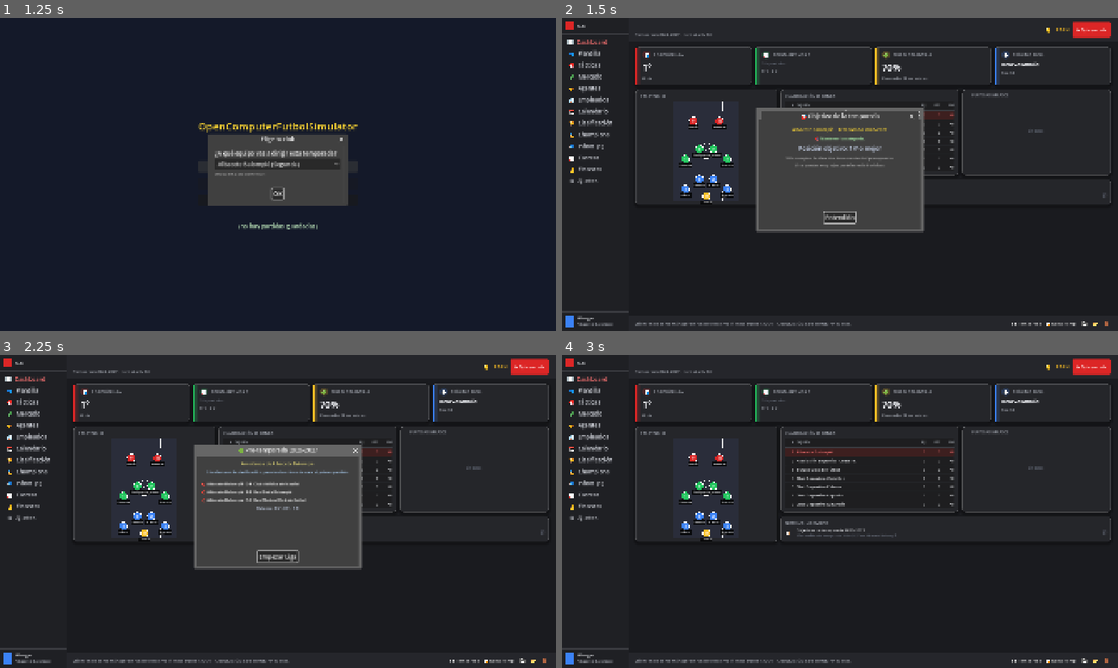
Above: before the commit, frames 1-4 (two rows, left to right).
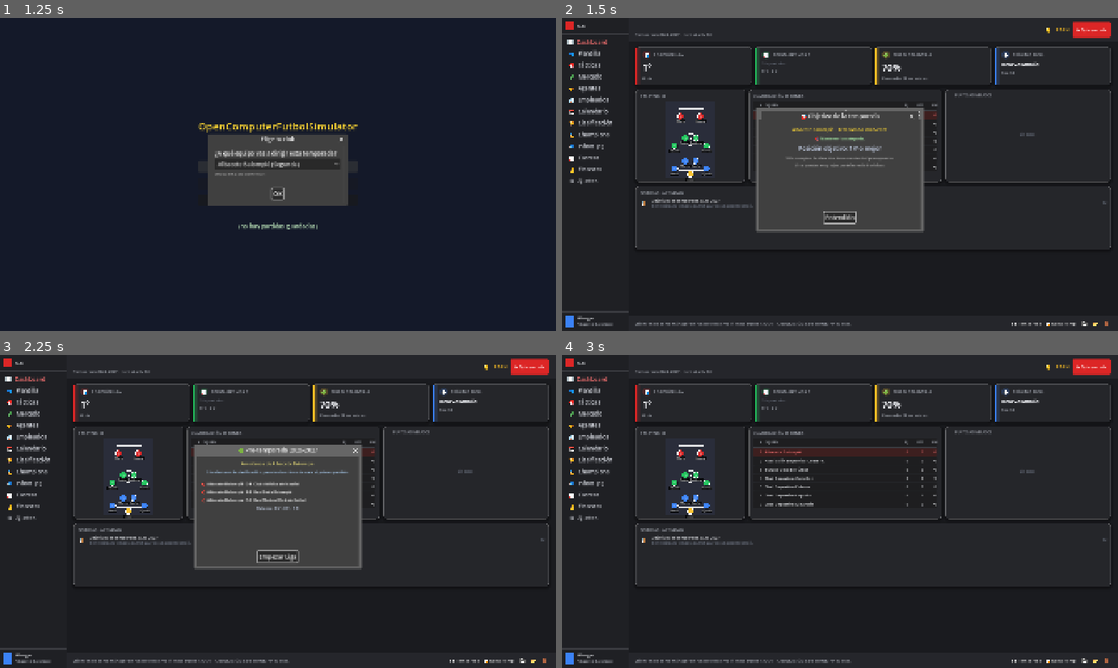
Above: after the commit, the same moments.

Repository: antxiko/OpenComputerFutbolSimulator
Game: Godot game, scene res://scenes/main_menu.tscn
The game is run twice, just before and just after one commit, with the same random seed, the same clock (stepped at 60 frames per second) and the same inputs.
Inputs:
- Up to frame 1 (1.25 s): click "🆕 Nueva partida" at 0.5 s
- Up to frame 2 (1.5 s): click "OK" at 1.25 s
- Up to frame 3 (2.25 s): click "Empezar Liga" at 2 s
- Up to frame 4 (3 s): click "Empezar Liga" at 2.75 s

Frame 1 is identical in both runs. In frame 2, 2.6% of the frame differs, in the area x 13-99%, y 22-74%; in frame 3, 2.6%; in frame 4, 3.9%.

Commit message:
dashboard: layout 3 filas (KPIs / pitch+clasif+chart / noticias full width)
Co-Authored-By: Claude Opus 4.7 (1M context) <noreply@anthropic.com>

Diff:
--- a/scripts/ui/game_hub.gd
+++ b/scripts/ui/game_hub.gd
@@ -3834,25 +3834,19 @@
 	kpi_rival.set_accent_color(theme.accent_info)
 	kpi_rival.setup("Próximo rival", rival_name, rival_short, "", "flat", "⚽")
 
-	# ============ FILA 2+3: MAIN CONTENT ============
-	# Pitch (izq, full height de las 2 filas restantes, ~30% ancho) |
-	# VBox derecha (~70%):
-	#   - top:    clasificación | chart de puntos
-	#   - bottom: noticias / actividad de mercado
-	var main_content := HBoxContainer.new()
-	main_content.add_theme_constant_override("separation", 12)
-	main_content.size_flags_horizontal = Control.SIZE_EXPAND_FILL
-	main_content.size_flags_vertical = Control.SIZE_EXPAND_FILL
-	root.add_child(main_content)
-
-	# Mini pitch VERTICAL — glass panel, 30% del ancho
+	# ============ FILA 2: Starting XI | Clasificación | Chart ============
+	var mid_row := HBoxContainer.new()
+	mid_row.add_theme_constant_override("separation", 12)
+	mid_row.size_flags_horizontal = Control.SIZE_EXPAND_FILL
+	root.add_child(mid_row)
+
+	# Mini pitch VERTICAL — glass panel, ~20% del ancho
 	var pitch_panel := PanelContainer.new()
 	pitch_panel.add_theme_stylebox_override("panel", UIThemeManager.glass_panel_style())
-	pitch_panel.custom_minimum_size = Vector2(280, 0)
+	pitch_panel.custom_minimum_size = Vector2(240, 320)
 	pitch_panel.size_flags_horizontal = Control.SIZE_EXPAND_FILL
-	pitch_panel.size_flags_vertical = Control.SIZE_EXPAND_FILL
-	pitch_panel.size_flags_stretch_ratio = 1.0
-	main_content.add_child(pitch_panel)
+	pitch_panel.size_flags_stretch_ratio = 0.8
+	mid_row.add_child(pitch_panel)
 	var pitch_box := VBoxContainer.new()
 	pitch_box.add_theme_constant_override("separation", 6)
 	pitch_panel.add_child(pitch_box)
@@ -3899,27 +3893,12 @@
 		formation_str = team.tactics_default.formation
 	mini_pitch.setup(pitch_players, true, formation_str)
 
-	# ===== ZONA DERECHA: VBox con (clasif + chart) arriba, noticias abajo =====
-	var right_area := VBoxContainer.new()
-	right_area.add_theme_constant_override("separation", 12)
-	right_area.size_flags_horizontal = Control.SIZE_EXPAND_FILL
-	right_area.size_flags_vertical = Control.SIZE_EXPAND_FILL
-	right_area.size_flags_stretch_ratio = 2.33   # ~70% del ancho vs pitch ~30%
-	main_content.add_child(right_area)
-
-	# --- TOP: clasificación | chart ---
-	var top_right := HBoxContainer.new()
-	top_right.add_theme_constant_override("separation", 12)
-	top_right.size_flags_horizontal = Control.SIZE_EXPAND_FILL
-	top_right.size_flags_vertical = Control.SIZE_EXPAND_FILL
-	right_area.add_child(top_right)
-
 	# Line chart: puntos por jornada del user vs líder vs umbral Europa.
 	var chart := LineChart.new()
 	chart.size_flags_horizontal = Control.SIZE_EXPAND_FILL
 	chart.size_flags_vertical = Control.SIZE_EXPAND_FILL
-	chart.size_flags_stretch_ratio = 1.0
-	chart.custom_minimum_size = Vector2(300, 240)
+	chart.size_flags_stretch_ratio = 1.2
+	chart.custom_minimum_size = Vector2(300, 320)
 	var series: Array = [
 		{
 			"name": "Tú",
@@ -3949,10 +3928,10 @@
 	var table_widget := DataTable.new()
 	table_widget.size_flags_horizontal = Control.SIZE_EXPAND_FILL
 	table_widget.size_flags_vertical = Control.SIZE_EXPAND_FILL
-	table_widget.size_flags_stretch_ratio = 1.2
-	top_right.add_child(table_widget)
+	table_widget.size_flags_stretch_ratio = 1.4
+	mid_row.add_child(table_widget)
 	# Chart al lado de la tabla
-	top_right.add_child(chart)
+	mid_row.add_child(chart)
 	var columns: Array = [
 		{"key": "pos", "label": "#", "width": 30, "align": "right"},
 		{"key": "team", "label": "Equipo"},
@@ -3982,13 +3961,13 @@
 		liga_label = "Clasificación %s" % ("Primera" if team.division == "primera" else "Segunda")
 	table_widget.setup(columns, rows, liga_label, 7)
 
-	# --- BOTTOM: Noticias / Actividad ---
+	# ============ FILA 3: Noticias / Actividad (full width) ============
 	var news_panel := PanelContainer.new()
 	news_panel.size_flags_horizontal = Control.SIZE_EXPAND_FILL
 	news_panel.size_flags_vertical = Control.SIZE_EXPAND_FILL
-	news_panel.size_flags_stretch_ratio = 1.0
+	news_panel.custom_minimum_size = Vector2(0, 220)
 	news_panel.add_theme_stylebox_override("panel", UIThemeManager.glass_panel_style())
-	right_area.add_child(news_panel)
+	root.add_child(news_panel)
 	var news_vbox := VBoxContainer.new()
 	news_vbox.add_theme_constant_override("separation", 6)
 	news_panel.add_child(news_vbox)
